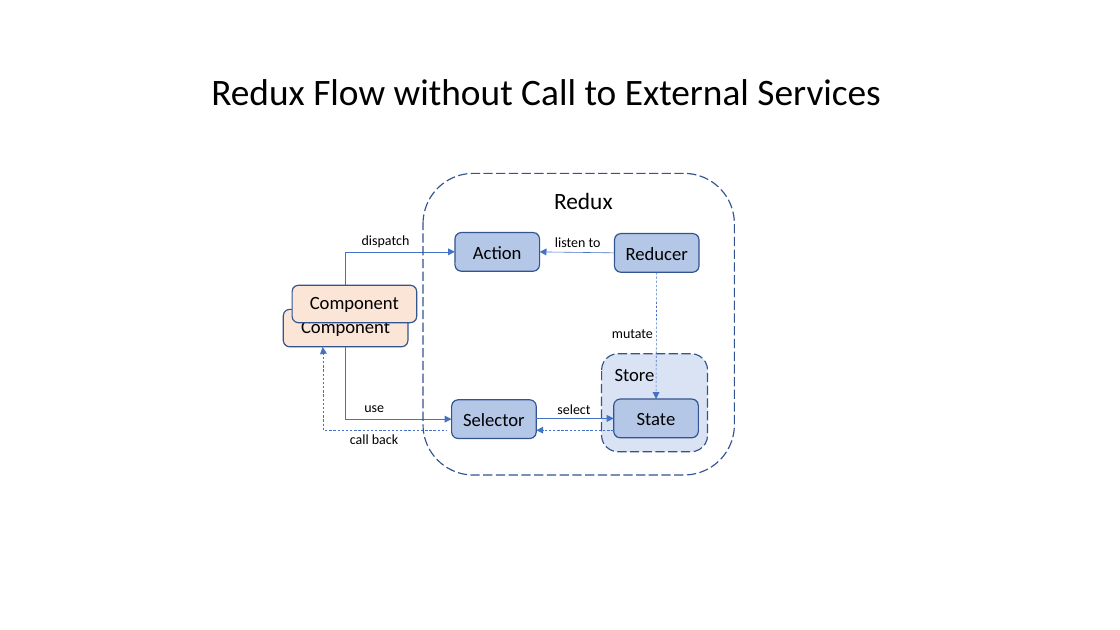
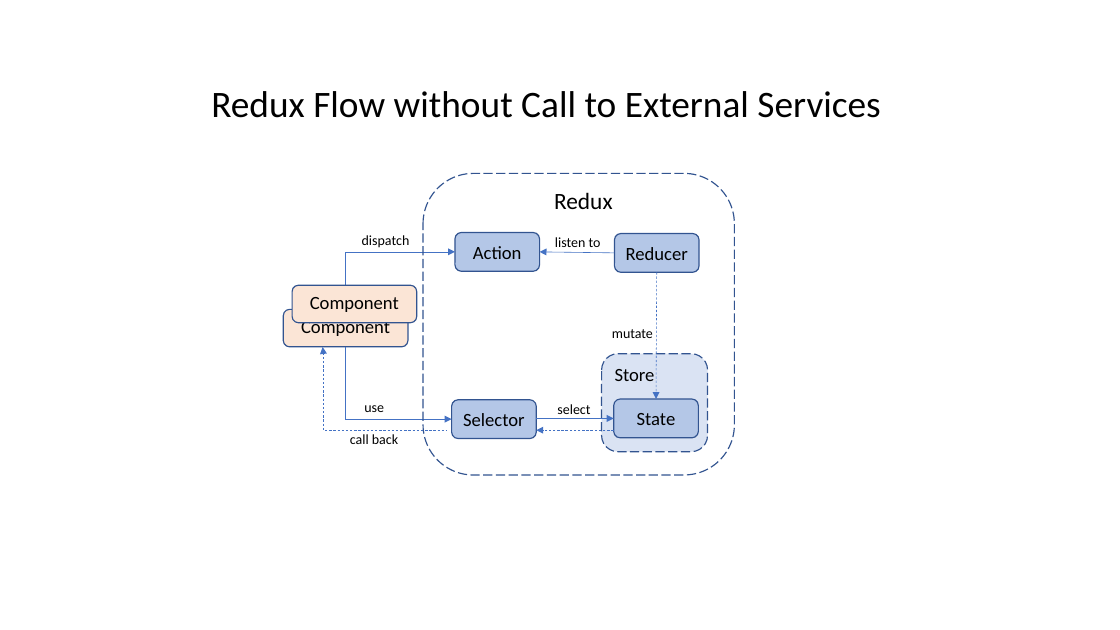
Before and after one commit to dhui808/mobileweb-angular-redux-poc, a slide deck: slide 2 of images/reduxflow.pptx. Drawn at 1120x630 pixels with LibreOffice and Linux fonts; fonts in the diff are those of the drawing. Boxes give left, top, right and bottom in pixels: in the first picture for what was removed or moved away, otherwise in the second. Text is boxed around its words. In the diff, an @@ line names an element or a change of style, - is before the commit and + after.

```diff
--- a/images/reduxflow.pptx
+++ b/images/reduxflow.pptx
@@ text "Redux Flow without Call to ...": place and size @@
-text "Redux Flow without Call to ..." at <box>211,79,880,106</box>
+text "Redux Flow without Call to ..." at <box>211,91,880,118</box>
```
Also in this commit, not shown: 1 other slide changed, 2 other files.
